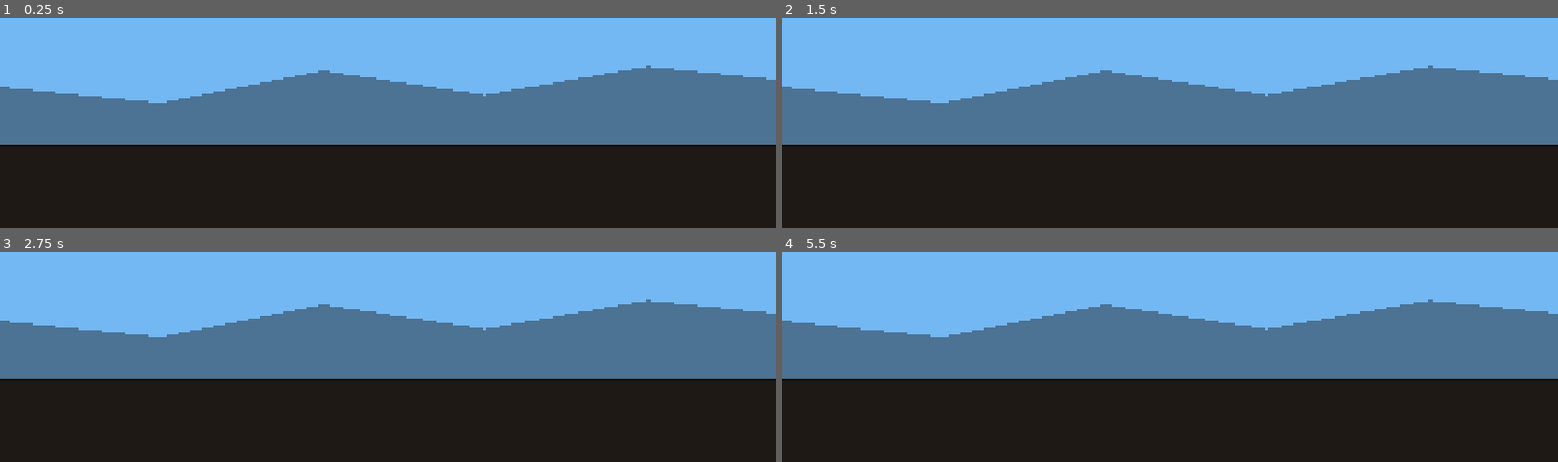
Above: before the commit, frames 1-4 (two rows, left to right).
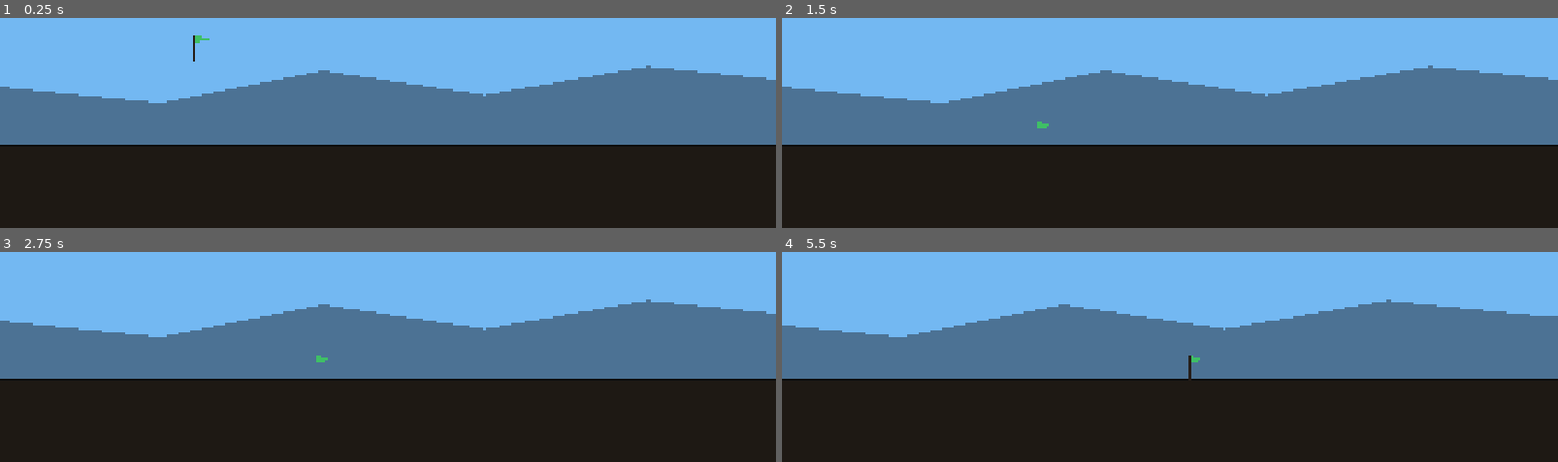
Above: after the commit, the same moments.

Repository: stonecauldron/mycelium-prototype
Game: Godot game, scene res://scenes/CombatStage.tscn
Same seed, same stepped clock (60 frames per second), same inputs: the game is played once before the commit and once after it.
Inputs:
- Up to frame 1 (0.25 s): no input
- Up to frame 2 (1.5 s): tap Enter at 0.5 s; tap Space at 1.25 s
- Up to frame 3 (2.75 s): no input
- Up to frame 4 (5.5 s): tap Enter at 2.75, 4.25 s; tap Space at 3.5 s

The runs differ from the first frame. In frame 1, less than 0.1% of the frame differs, in the area x 24-27%, y 8-21%; in frame 2, less than 0.1%; in frame 3, less than 0.1%; in frame 4, 2.7%, in the area x 0-100%, y 22-62%.

Commit message:
Add marching army prototype with floor physics and player camera follow.
Introduce flag-bearer armies that auto-acquire opponents and march until halt distance, with gravity, world floor boundaries, and a smoothed camera tracking the player flag.

Co-authored-by: Cursor <cursoragent@cursor.com>

Diff:
--- a/project.godot
+++ b/project.godot
@@ -21,6 +21,11 @@
 window/size/viewport_height=1080
 window/stretch/mode="canvas_items"
 
+[layer_names]
+
+2d_physics/layer_1="world"
+2d_physics/layer_2="units"
+
 [physics]
 
 3d/physics_engine="Jolt Physics"
--- /dev/null
+++ b/scenes/Army.tscn
@@ -0,0 +1,9 @@
+[gd_scene format=3 uid="uid://carmy001"]
+
+[ext_resource type="Script" uid="uid://bpvfadydykxjd" path="res://scripts/combat/Army.gd" id="1_army"]
+[ext_resource type="PackedScene" uid="uid://d0wrodp775aea" path="res://scenes/FlagBearer.tscn" id="2_flag"]
+
+[node name="Army" type="Node2D" unique_id=554406342]
+script = ExtResource("1_army")
+
+[node name="FlagBearer" parent="." unique_id=1112774188 instance=ExtResource("2_flag")]
--- a/scenes/CombatStage.tscn
+++ b/scenes/CombatStage.tscn
@@ -1,36 +1,56 @@
 [gd_scene format=3 uid="uid://btqr2qonpoxjc"]
 
-[node name="CombatStage" type="Node2D" unique_id=298604687]
+[ext_resource type="Script" uid="uid://cdvma8eegsp43" path="res://scripts/combat/CombatStage.gd" id="1_combat"]
+[ext_resource type="Script" uid="uid://m3t2vpa73j5r" path="res://scripts/combat/BattleCamera.gd" id="2_camera"]
+[ext_resource type="PackedScene" uid="uid://cfpo0kyhrqm3y" path="res://scenes/PlayerArmy.tscn" id="3_player"]
+[ext_resource type="PackedScene" uid="uid://cenemyarmy001" path="res://scenes/EnemyArmy.tscn" id="4_enemy"]
+[ext_resource type="PackedScene" uid="uid://int0luo0pcei" path="res://scenes/WorldBoundary.tscn" id="5_boundary"]
 
-[node name="World" type="Node2D" parent="." unique_id=409544732]
+[node name="CombatStage" type="Node2D" unique_id=1316519551]
+script = ExtResource("1_combat")
 
-[node name="Background" type="Node2D" parent="World" unique_id=1624778256]
+[node name="World" type="Node2D" parent="." unique_id=1383156285]
+
+[node name="Background" type="Node2D" parent="World" unique_id=671687693]
 z_index = -20
 
-[node name="Sky" type="ColorRect" parent="World/Background" unique_id=982440714]
+[node name="Sky" type="ColorRect" parent="World/Background" unique_id=2018669929]
 offset_right = 6720.0
 offset_bottom = 880.0
 color = Color(0.45, 0.72, 0.95, 1)
 
-[node name="Hills" type="Polygon2D" parent="World/Background" unique_id=2070832051]
+[node name="Hills" type="Polygon2D" parent="World/Background" unique_id=1267868477]
 color = Color(0.18, 0.22, 0.28, 0.55)
 polygon = PackedVector2Array(0, 880, 0, 730, 400, 770, 800, 690, 1200, 750, 1600, 680, 2000, 720, 2400, 690, 2800, 760, 3200, 680, 3600, 740, 4000, 690, 4400, 760, 4800, 680, 5200, 740, 5600, 690, 6000, 760, 6400, 700, 6720, 750, 6720, 880)
 
-[node name="GroundFill" type="ColorRect" parent="World/Background" unique_id=1428515082]
+[node name="GroundFill" type="ColorRect" parent="World/Background" unique_id=563198604]
 offset_top = 880.0
 offset_right = 6720.0
 offset_bottom = 1080.0
 color = Color(0.12, 0.1, 0.08, 1)
 
-[node name="GroundLine" type="ColorRect" parent="World/Background" unique_id=1307420774]
+[node name="GroundLine" type="ColorRect" parent="World/Background" unique_id=1007410084]
 offset_top = 872.0
 offset_right = 6720.0
 offset_bottom = 880.0
 color = Color(0.05, 0.05, 0.05, 1)
 
-[node name="MainCamera" type="Camera2D" parent="World" unique_id=371446271]
+[node name="WorldBoundary" parent="World" unique_id=377154070 instance=ExtResource("5_boundary")]
+
+[node name="PlayerArmy" parent="World" unique_id=53838798 instance=ExtResource("3_player")]
+position = Vector2(454, 637)
+
+[node name="EnemyArmy" parent="World" unique_id=1909671479 instance=ExtResource("4_enemy")]
+position = Vector2(2808, 429)
+march_speed = 120.0
+
+[node name="MainCamera" type="Camera2D" parent="World" unique_id=723439616]
 position = Vector2(960, 540)
+process_callback = 0
 limit_left = 0
 limit_top = 0
 limit_right = 6720
 limit_bottom = 1080
+position_smoothing_enabled = true
+position_smoothing_speed = 2.5
+script = ExtResource("2_camera")
--- /dev/null
+++ b/scenes/EnemyArmy.tscn
@@ -0,0 +1,11 @@
+[gd_scene format=3 uid="uid://cenemyarmy001"]
+
+[ext_resource type="PackedScene" uid="uid://carmy001" path="res://scenes/Army.tscn" id="1_army"]
+
+[node name="EnemyArmy" unique_id=778825404 instance=ExtResource("1_army")]
+march_speed = 0.0
+is_enemy = true
+
+[node name="FlagBearer" parent="." index="0"]
+flag_color = Color(0.85, 0.25, 0.3, 1)
+flag_faces_left = true
--- /dev/null
+++ b/scenes/FlagBearer.tscn
@@ -0,0 +1,27 @@
+[gd_scene format=3 uid="uid://d0wrodp775aea"]
+
+[ext_resource type="Script" uid="uid://bfducrkaki6xq" path="res://scripts/combat/FlagBearer.gd" id="1_flag"]
+
+[sub_resource type="RectangleShape2D" id="RectangleShape2D_flag"]
+size = Vector2(20, 48)
+
+[node name="FlagBearer" type="CharacterBody2D" unique_id=190074861]
+collision_layer = 2
+collision_mask = 1
+script = ExtResource("1_flag")
+
+[node name="CollisionShape2D" type="CollisionShape2D" parent="." unique_id=1076035274]
+position = Vector2(0, -24)
+shape = SubResource("RectangleShape2D_flag")
+
+[node name="Visual" type="Node2D" parent="." unique_id=1271113439]
+
+[node name="Pole" type="Polygon2D" parent="Visual" unique_id=1719238901]
+color = Color(0.15, 0.12, 0.1, 1)
+polygon = PackedVector2Array(-2, 0, 2, 0, 2, -64, -2, -64)
+
+[node name="Flag" type="Polygon2D" parent="Visual" unique_id=643557935]
+color = Color(0.25, 0.75, 0.4, 1)
+polygon = PackedVector2Array(2, -64, 34, -54, 2, -44)
+
+[node name="Units" type="Node2D" parent="." unique_id=1368672954]
--- /dev/null
+++ b/scenes/PlayerArmy.tscn
@@ -0,0 +1,15 @@
+[gd_scene format=3 uid="uid://cfpo0kyhrqm3y"]
+
+[ext_resource type="PackedScene" uid="uid://carmy001" path="res://scenes/Army.tscn" id="1_army"]
+
+[node name="PlayerArmy" unique_id=489447478 instance=ExtResource("1_army")]
+
+[node name="Pole" type="Polygon2D" parent="FlagBearer" index="0" unique_id=1984866043]
+color = Color(0.15, 0.12, 0.1, 1)
+polygon = PackedVector2Array(-2, 0, 2, 0, 2, -64, -2, -64)
+
+[node name="Flag" type="Polygon2D" parent="FlagBearer" index="1" unique_id=259918276]
+color = Color(0.25, 0.75, 0.4, 1)
+polygon = PackedVector2Array(2, -64, 34, -54, 2, -44)
+
+[node name="Units" type="Node2D" parent="." index="1" unique_id=311001998]
--- /dev/null
+++ b/scenes/WorldBoundary.tscn
@@ -0,0 +1,24 @@
+[gd_scene format=3 uid="uid://int0luo0pcei"]
+
+[sub_resource type="WorldBoundaryShape2D" id="WorldBoundaryShape2D_floor"]
+
+[sub_resource type="RectangleShape2D" id="RectangleShape2D_left"]
+size = Vector2(24, 1080)
+
+[sub_resource type="RectangleShape2D" id="RectangleShape2D_right"]
+size = Vector2(24, 1080)
+
+[node name="WorldBoundary" type="StaticBody2D" unique_id=1545697151]
+collision_mask = 0
+
+[node name="Floor" type="CollisionShape2D" parent="." unique_id=504069741]
+position = Vector2(0, 880)
+shape = SubResource("WorldBoundaryShape2D_floor")
+
+[node name="LeftEdge" type="CollisionShape2D" parent="." unique_id=254316770]
+position = Vector2(12, 540)
+shape = SubResource("RectangleShape2D_left")
+
+[node name="RightEdge" type="CollisionShape2D" parent="." unique_id=1093973712]
+position = Vector2(6708, 540)
+shape = SubResource("RectangleShape2D_right")
--- /dev/null
+++ b/scripts/combat/Army.gd
@@ -0,0 +1,84 @@
+extends Node2D
+class_name Army
+
+enum State { MARCHING, HALTED }
+
+signal state_changed(new_state: State)
+
+const DEFAULT_MARCH_SPEED := 120.0
+const DEFAULT_HALT_DISTANCE := 600.0
+
+@export var march_speed: float = DEFAULT_MARCH_SPEED
+@export var halt_distance: float = DEFAULT_HALT_DISTANCE
+@export var is_enemy: bool = false
+
+var state: State = State.MARCHING
+var _opponent: Army
+
+@onready var flag_bearer: FlagBearer = $FlagBearer
+
+
+func _ready() -> void:
+	add_to_group("armies")
+	call_deferred("_acquire_opponent")
+
+
+func _acquire_opponent() -> void:
+	var closest: Army = null
+	var closest_distance := INF
+
+	for node in get_tree().get_nodes_in_group("armies"):
+		if node == self:
+			continue
+		var army := node as Army
+		if army == null or army.is_enemy == is_enemy:
+			continue
+		var distance := absf(army.get_flag_global_x() - get_flag_global_x())
+		if distance < closest_distance:
+			closest_distance = distance
+			closest = army
+
+	_opponent = closest
+
+
+func get_flag_global_x() -> float:
+	return flag_bearer.global_position.x
+
+
+func get_flag_global_position() -> Vector2:
+	return flag_bearer.global_position
+
+
+func begin_march() -> void:
+	state = State.MARCHING
+	state_changed.emit(state)
+
+
+func halt() -> void:
+	if state == State.HALTED:
+		return
+	state = State.HALTED
+	flag_bearer.stop()
+	state_changed.emit(state)
+
+
+func _physics_process(delta: float) -> void:
+	if state != State.MARCHING or _opponent == null:
+		flag_bearer.stop()
+		return
+	if is_enemy and march_speed <= 0.0:
+		flag_bearer.stop()
+		return
+
+	var gap := _opponent.get_flag_global_x() - get_flag_global_x()
+	if is_enemy:
+		gap = -gap
+
+	if gap <= halt_distance:
+		halt()
+		if _opponent.state == State.MARCHING:
+			_opponent.halt()
+		return
+
+	var direction := -1.0 if is_enemy else 1.0
+	flag_bearer.set_march_velocity(march_speed * direction)
--- /dev/null
+++ b/scripts/combat/BattleCamera.gd
@@ -0,0 +1,20 @@
+extends Camera2D
+
+@export var fixed_y: float = 540.0
+
+
+func _process(_delta: float) -> void:
+	var player_army := _find_player_army()
+	if player_army == null:
+		return
+
+	global_position.x = player_army.get_flag_global_position().x
+	global_position.y = fixed_y
+
+
+func _find_player_army() -> Army:
+	for node in get_tree().get_nodes_in_group("armies"):
+		var army := node as Army
+		if army != null and not army.is_enemy:
+			return army
+	return null
--- /dev/null
+++ b/scripts/combat/CombatStage.gd
@@ -0,0 +1,10 @@
+extends Node2D
+
+const FLOOR_SURFACE_Y := 880.0
+
+@onready var player_army: Army = $World/PlayerArmy
+@onready var enemy_army: Army = $World/EnemyArmy
+
+
+func _ready() -> void:
+	player_army.begin_march()
--- /dev/null
+++ b/scripts/combat/FlagBearer.gd
@@ -0,0 +1,35 @@
+extends CharacterBody2D
+class_name FlagBearer
+
+@export var flag_color: Color = Color(0.25, 0.75, 0.4)
+@export var flag_faces_left: bool = false
+
+@onready var _flag_banner: Polygon2D = $Visual/Flag
+
+var _march_speed_x: float = 0.0
+
+
+func _ready() -> void:
+	_apply_flag_appearance()
+
+
+func _physics_process(delta: float) -> void:
+	velocity += get_gravity() * delta
+	velocity.x = _march_speed_x
+	move_and_slide()
+
+
+func _apply_flag_appearance() -> void:
+	if _flag_banner == null:
+		return
+	_flag_banner.color = flag_color
+	_flag_banner.scale.x = -1.0 if flag_faces_left else 1.0
+
+
+func set_march_velocity(speed: float) -> void:
+	_march_speed_x = speed
+
+
+func stop() -> void:
+	_march_speed_x = 0.0
+	velocity.x = 0.0
Not shown, added: scripts/combat/Army.gd.uid
Not shown, added: scripts/combat/BattleCamera.gd.uid
Not shown, added: scripts/combat/CombatStage.gd.uid
Not shown, added: scripts/combat/FlagBearer.gd.uid
